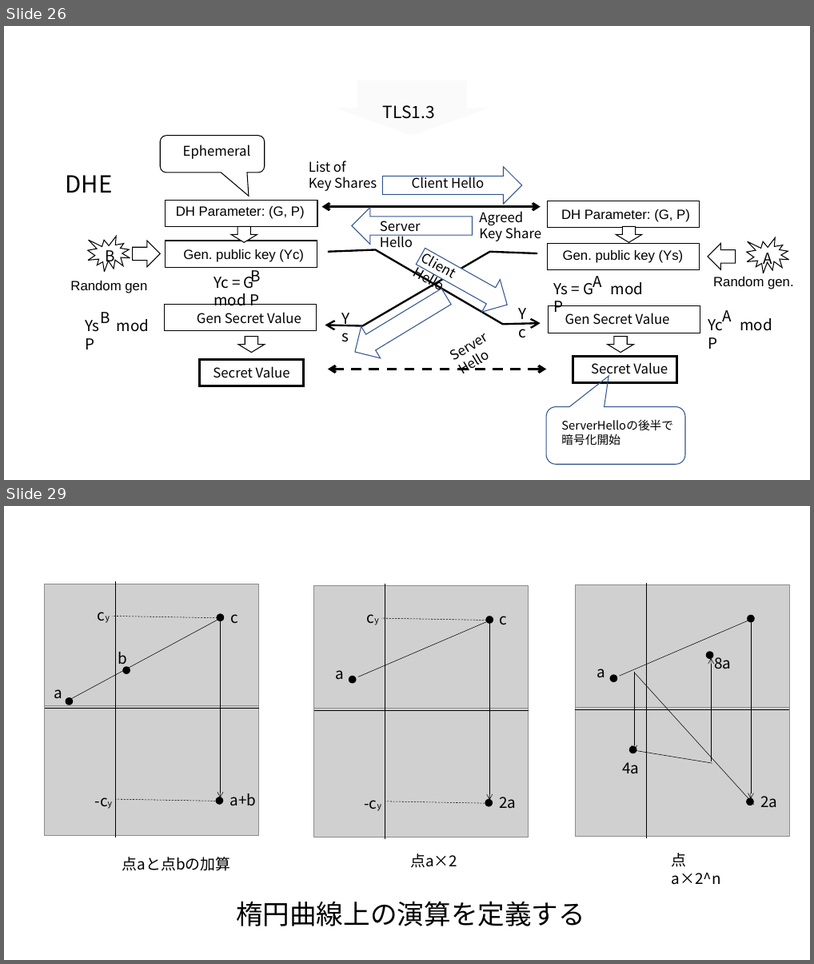
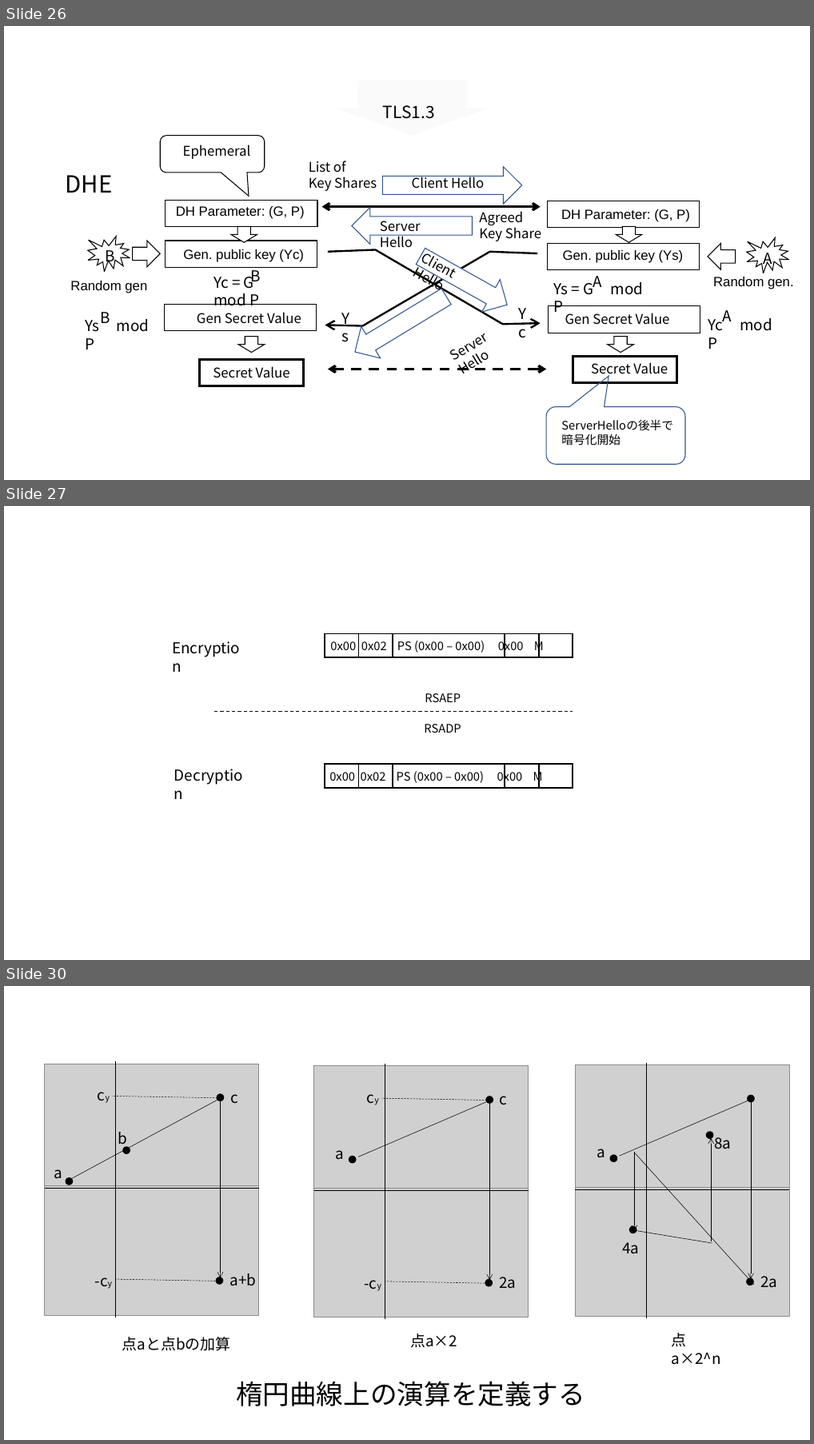
Before and after one commit to kojo1/TLSbook-en, a slide deck: Part1.Technology/Chapter3.Algorithm/Algorithm-fig-jp.pptx. Shown one above the other, each under a label of ours: slides 26 and 29 before the commit, slides 26, 27 and 30 after it; the slides between them are not shown. The pictures are 814x964 and 814x1444 pixels, drawn with LibreOffice and Linux fonts; fonts in the diff are those of the drawing; grey boxes stand for pictures. Boxes give left, top, right and bottom in pixels: in the first picture for what was removed or moved away, otherwise in the second. Text is boxed around its words. In the diff, an @@ line names an element or a change of style, - is before the commit and + after.

```diff
--- a/Part1.Technology/Chapter3.Algorithm/Algorithm-fig-jp.pptx
+++ b/Part1.Technology/Chapter3.Algorithm/Algorithm-fig-jp.pptx
@@ slide 27 added at (4,506,810,960), background #FFFFFF @@
@@ text added at (166,636,254,660), 18 pt, text #000000 @@
+Encryption
@@ line added from (214, 712) to (573, 712), #000000 1 pt dashed @@
@@ group added at (325,634,573,788): 10 rectangles, 4 texts @@
+0x00 0x02 PS (0x00 – 0x00) 0x00 M
+0x00 0x02 PS (0x00 – 0x00) 0x00 M
+RSAEP
+RSADP
@@ text added at (169,763,258,787), 18 pt, text #000000 @@
+Decryption
@@ what was slide 29 is now slide 30 @@
```
Also in this commit, not shown: 1 slide changed, 1 other slide added, 1 slide removed, 4 other files.
